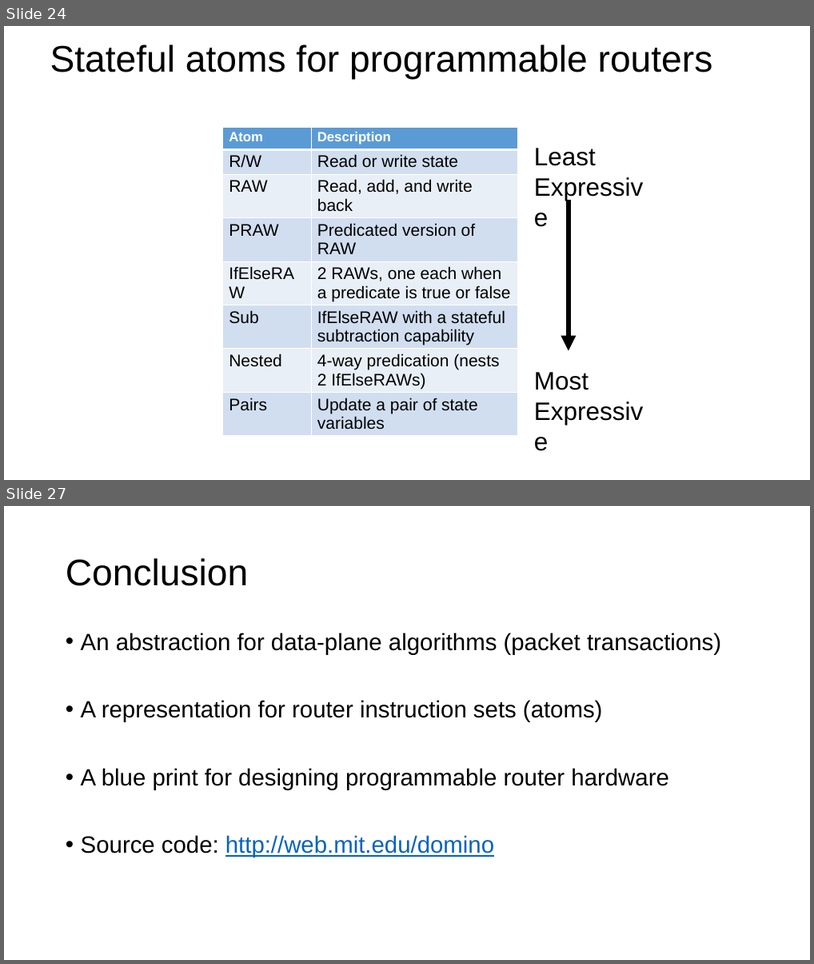
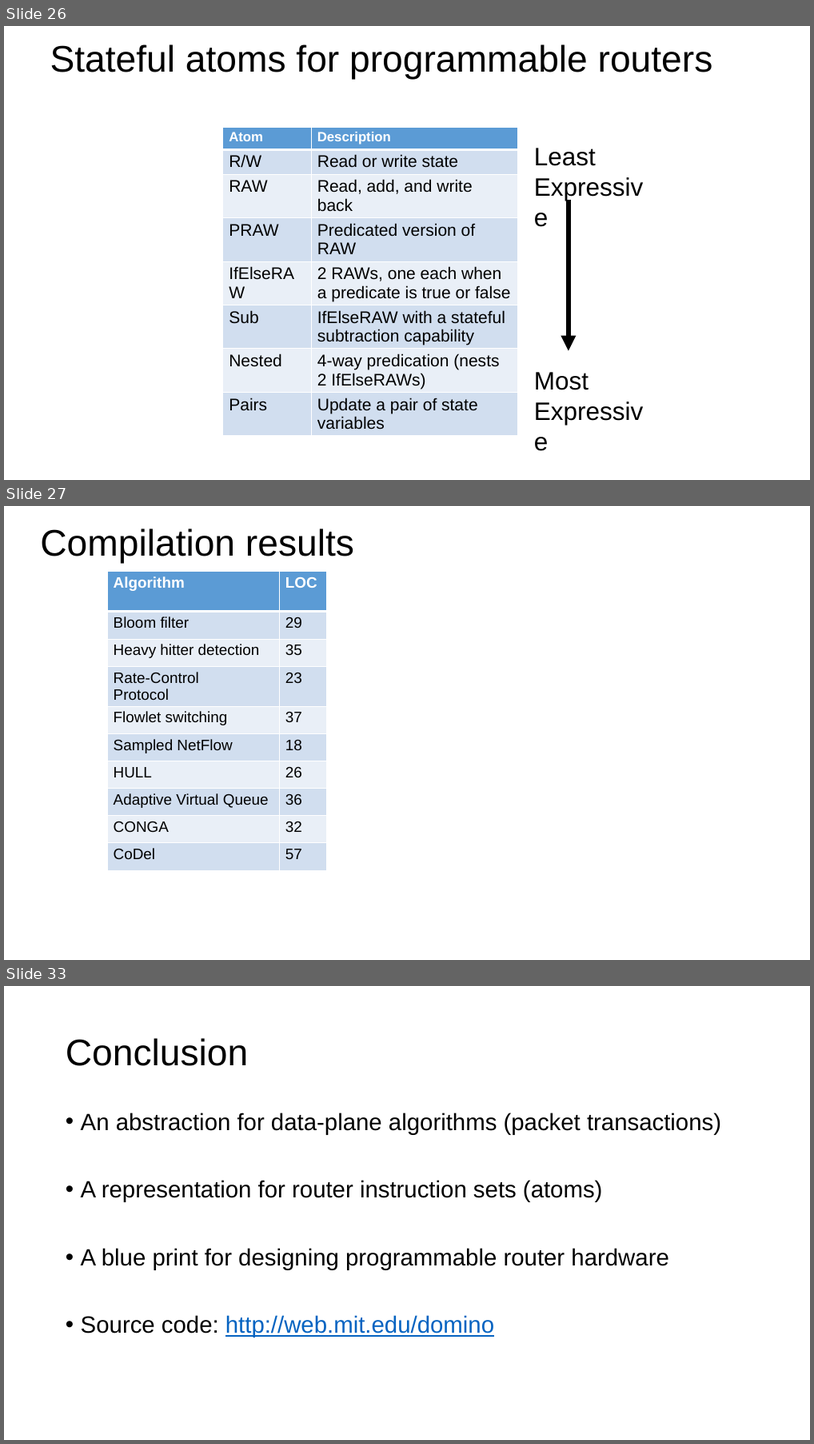
Before and after one commit to anirudhSK/pifo-domino-marple-ppts, a slide deck: domino_sigcomm.pptx. Shown one above the other, each under a label of ours: slides 24 and 27 before the commit, slides 26, 27 and 33 after it; the slides between them are not shown. The pictures are 814x964 and 814x1444 pixels, drawn with LibreOffice and Linux fonts; fonts in the diff are those of the drawing. Boxes give left, top, right and bottom in pixels: in the first picture for what was removed or moved away, otherwise in the second. Text is boxed around its words. In the diff, an @@ line names an element or a change of style, - is before the commit and + after.

```diff
--- a/domino_sigcomm.pptx
+++ b/domino_sigcomm.pptx
@@ slide 27 added at (4, 506, 810, 960), background #FFFFFF @@
@@ title added at (40, 528, 354, 564), 44 pt, text #000000 @@
+Compilation results
@@ table added at (107, 572, 328, 875), 10 rows, 2 columns @@
+Algorithm | LOC
+Bloom filter | 29
+Heavy hitter detection | 35
+Rate-Control / Protocol | 23
+Flowlet switching | 37
+Sampled NetFlow | 18
+HULL | 26
+Adaptive Virtual Queue | 36
+CONGA | 32
+CoDel | 57
@@ what was slide 24 is now slide 26 @@
@@ what was slide 27 is now slide 33 @@
```
Also in this commit, not shown: 8 slides changed, 7 other slides added, 1 slide removed.
